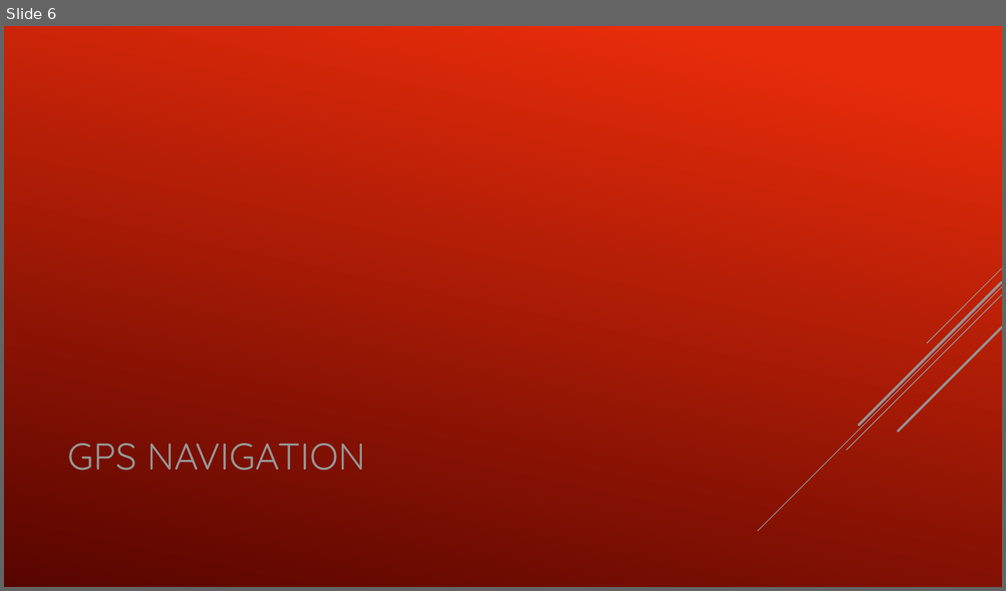
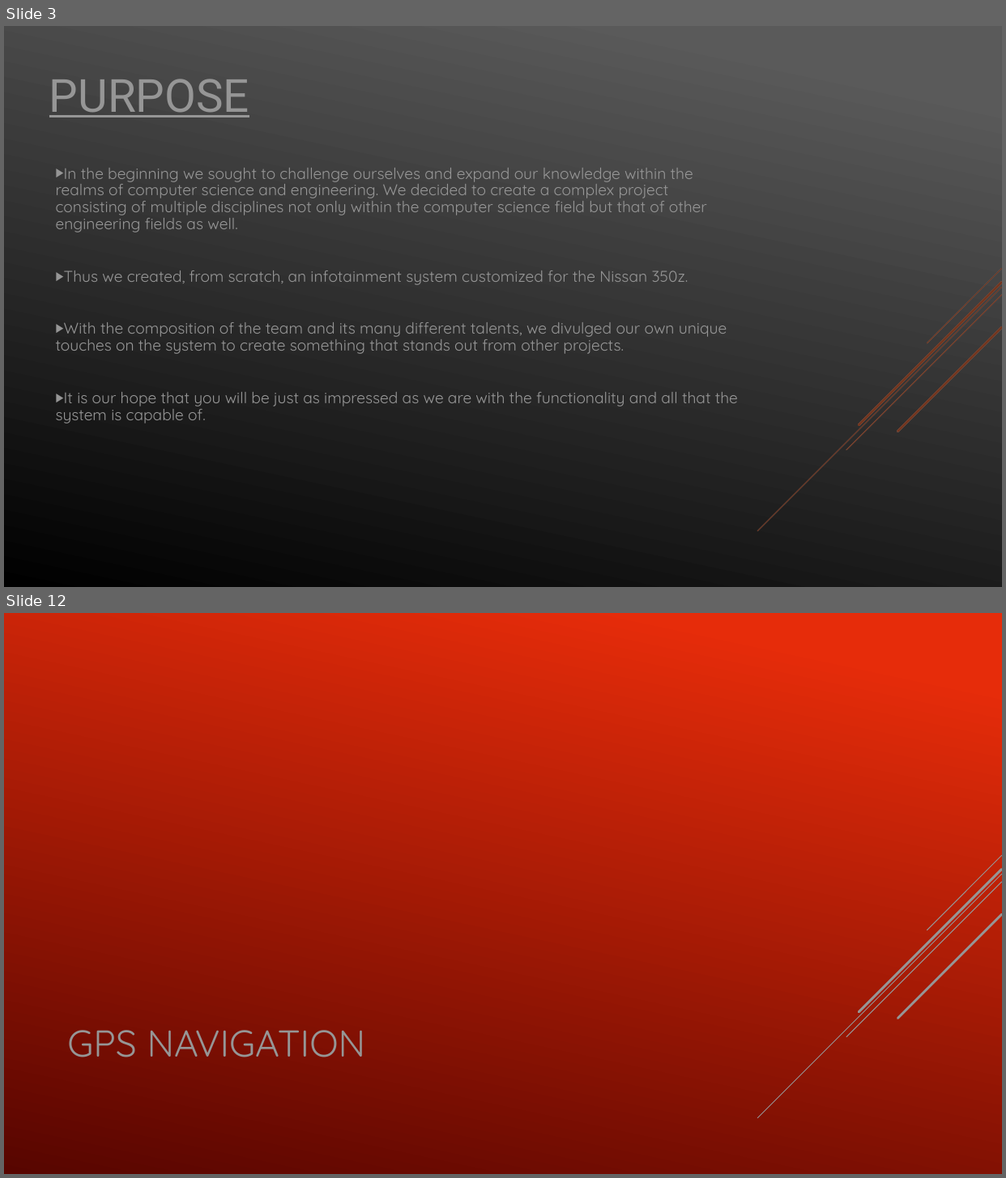
Before and after one commit to Joshua-Bonner/OpenZ, a slide deck: Presentation/OpenZ.pptx. Shown one above the other, each under a label of ours: slide 6 before the commit, slides 3 and 12 after it; the slides between them are not shown. The pictures are 1006x591 and 1006x1178 pixels, drawn with LibreOffice and Linux fonts; fonts in the diff are those of the drawing. Boxes give left, top, right and bottom in pixels: in the first picture for what was removed or moved away, otherwise in the second. Text is boxed around its words. In the diff, an @@ line names an element or a change of style, - is before the commit and + after.

```diff
--- a/Presentation/OpenZ.pptx
+++ b/Presentation/OpenZ.pptx
@@ slide 3 added at bbox=[4, 26, 1002, 587], background gradient #5B5B5B to #000000 @@
@@ title added at bbox=[49, 79, 249, 118], 44 pt, text #969696, underline @@
+PURPOSE
@@ text added at bbox=[56, 168, 738, 424], 15 pt, text #969696 @@
+▶ In the beginning we sought to challenge ourselves and expand our knowledge within the realms of computer science and engineering. We decided to create a complex project consisting of multiple disciplines not only within the computer science field but that of other engineering fields as well.
+▶ Thus we created, from scratch, an infotainment system customized for the Nissan 350z.
+▶ With the composition of the team and its many different talents, we divulged our own unique touches on the system to create something that stands out from other projects.
+▶ It is our hope that you will be just as impressed as we are with the functionality and all that the system is capable of.
@@ group added at bbox=[758, 268, 1002, 531]: 5 lines @@
@@ group added at bbox=[758, 268, 1002, 531]: 5 lines @@
@@ what was slide 6 is now slide 12 @@
```
Also in this commit, not shown: 4 slides changed, 6 other slides added, 2 slides removed.
